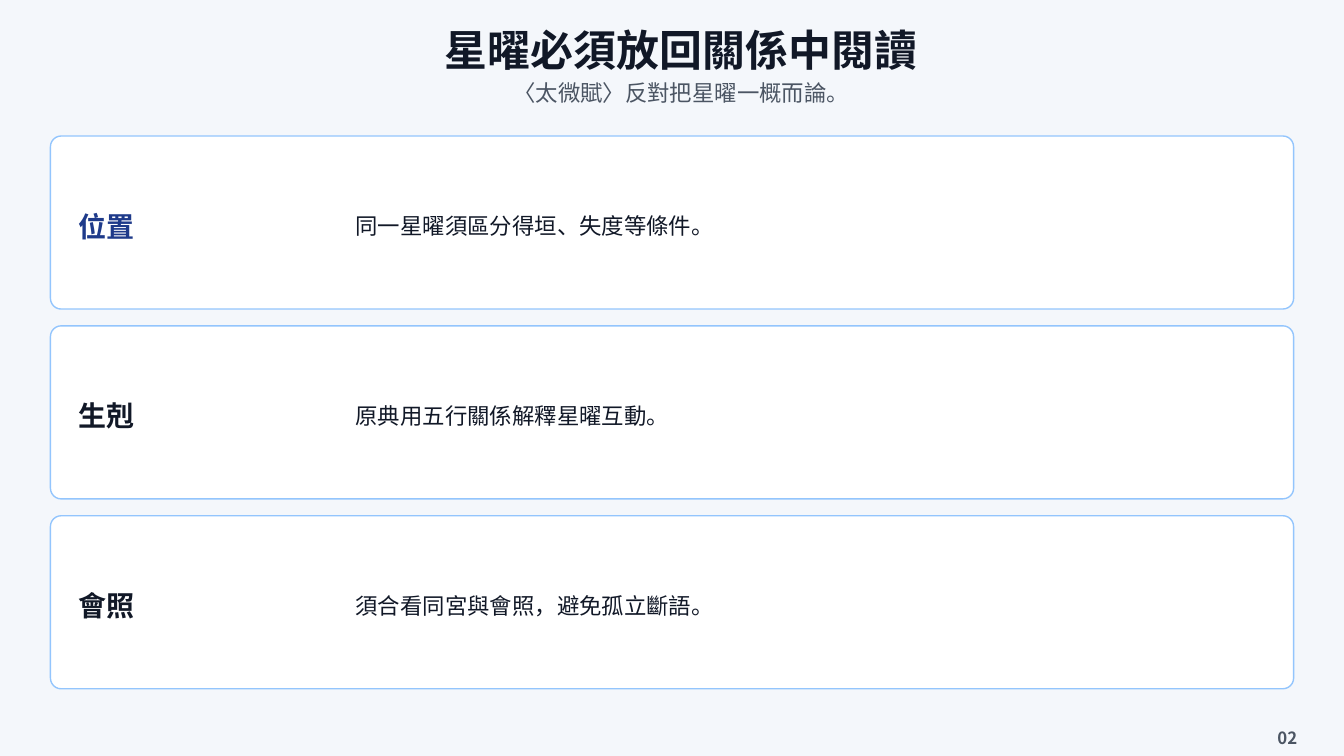
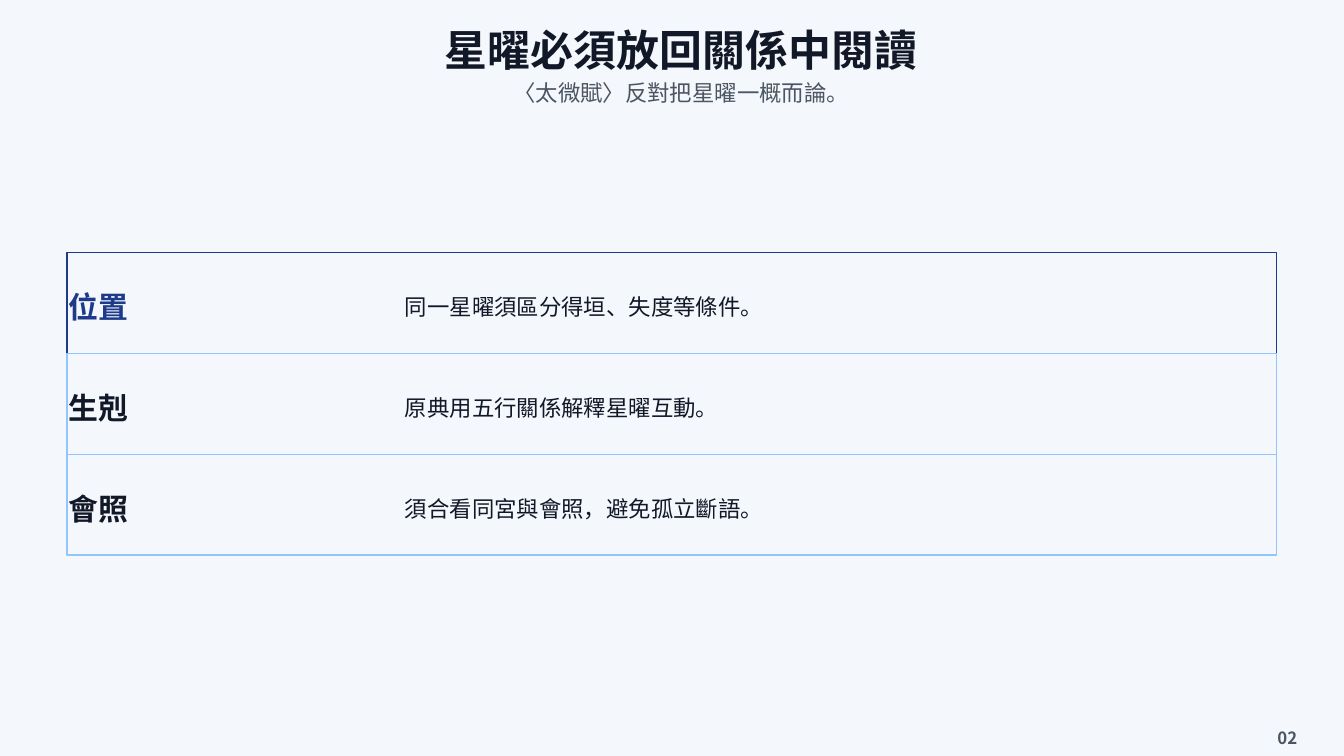
Before and after one commit to estrella123456789/S, a slide deck: slide 3 of exports/ziwei-reading.pptx. Drawn at 1344x756 pixels with LibreOffice and Linux fonts; fonts in the diff are those of the drawing; background and template pictures are left out. Boxes give left, top, right and bottom in pixels: in the first picture for what was removed or moved away, otherwise in the second. Text is boxed around its words. In the diff, an @@ line names an element or a change of style, - is before the commit and + after.

Commit message:
Adapt short slide content and repair responsive studio layout

```diff
--- a/exports/ziwei-reading.pptx
+++ b/exports/ziwei-reading.pptx
@@ rectangle: place and size @@
-rectangle at (51, 136, 1294, 309)
+rectangle at (67, 253, 1277, 353)
@@ rectangle at (67, 253, 1277, 353): rounded rectangle to rectangle; fill #FFFFFF to none; outline #93C5FD 0.75 pt to #1E3A8A 0.75 pt @@
@@ text "位置": place and size @@
-text "位置" at (79, 213, 135, 240)
+text "位置" at (69, 292, 129, 321)
@@ text "同一星曜須區分得垣、失度等條件。": place and size @@
-text "同一星曜須區分得垣、失度等條件。" at (356, 215, 714, 236)
+text "同一星曜須區分得垣、失度等條件。" at (405, 296, 763, 317)
@@ rectangle: place and size @@
-rectangle at (51, 325, 1294, 499)
+rectangle at (67, 353, 1277, 454)
@@ rectangle at (67, 353, 1277, 454): rounded rectangle to rectangle; fill #FFFFFF to none @@
@@ text "生剋": place and size @@
-text "生剋" at (79, 402, 135, 429)
+text "生剋" at (69, 393, 129, 422)
@@ text "原典用五行關係解釋星曜互動。": place and size @@
-text "原典用五行關係解釋星曜互動。" at (356, 405, 669, 426)
+text "原典用五行關係解釋星曜互動。" at (405, 397, 718, 418)
@@ rectangle at (67, 454, 1277, 555): rounded rectangle to rectangle; fill #FFFFFF to none @@
@@ rectangle: place and size @@
-rectangle at (51, 516, 1294, 689)
+rectangle at (67, 454, 1277, 555)
@@ size 15 to 16 pt in 3 elements at (69, 393, 129, 422), (69, 292, 129, 321), (69, 494, 129, 523) @@
@@ text "會照": place and size @@
-text "會照" at (79, 592, 135, 619)
+text "會照" at (69, 494, 129, 523)
@@ text "須合看同宮與會照，避免孤立斷語。": place and size @@
-text "須合看同宮與會照，避免孤立斷語。" at (356, 595, 714, 617)
+text "須合看同宮與會照，避免孤立斷語。" at (405, 498, 763, 519)
```
Also in this commit, not shown: 18 other slides changed, 10 other files.
